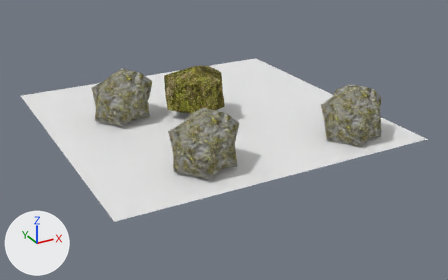
An edit to the Blender file Blender/garden_tile.blend, drawn before and after from the same camera.
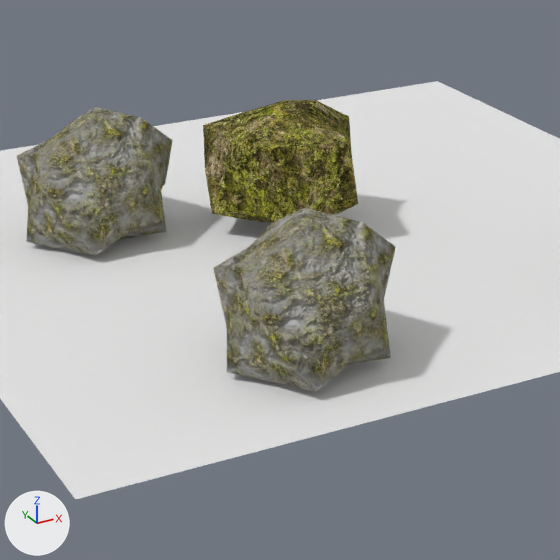
There are two pictures of each version: one whole from a 50 mm lens placed at (-1.76, -3.445, 1.516), pointed at (0.044, -0.164, -0.124), one close up on the part from 19% to 68% of the width and 10% to 88% of the height. Arrows for +X, +Y and +Z are at lower left; the lights stay in place.
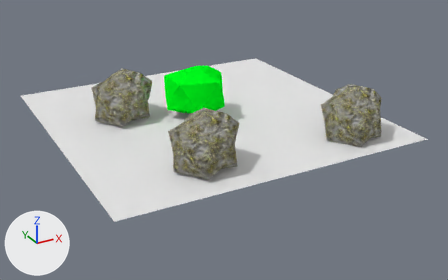
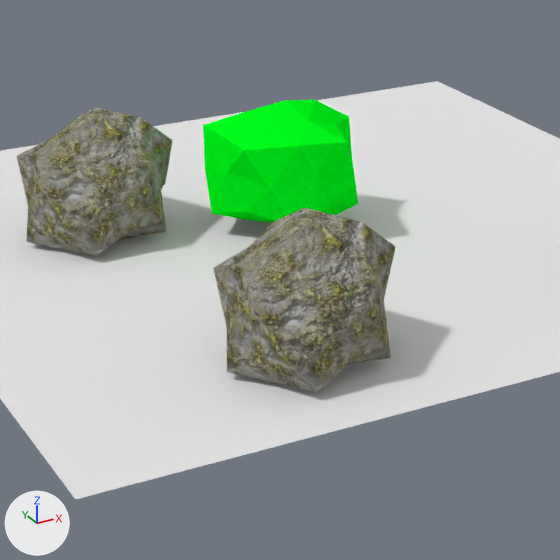
Commit message: Weird garden thing

Diff of the bpy script that builds the scene:
```diff
--- a/Blender/garden_tile.blend.py
+++ b/Blender/garden_tile.blend.py
@@ img_bush_3 @@
+img_bush_3 = load_image('bush_3', '../SokobanCopy2/art.scnassets/Objects/bush_3.png', 1024, 1024, 'sRGB')
@@ mat_material_002 @@
 mat_material_002 = diffuse_material('Material.002')
-mat_material_002.texture = img_texturescom_moss0177_1_seamless_s_jpg
+mat_material_002.texture = img_bush_3
```

Changed parts and their boxes [x1, y1, x2, y2] in the close-ups (560 x 560 px):
'Icosphere.004', surface changed (yellow to green): [203, 100, 358, 223] in both
